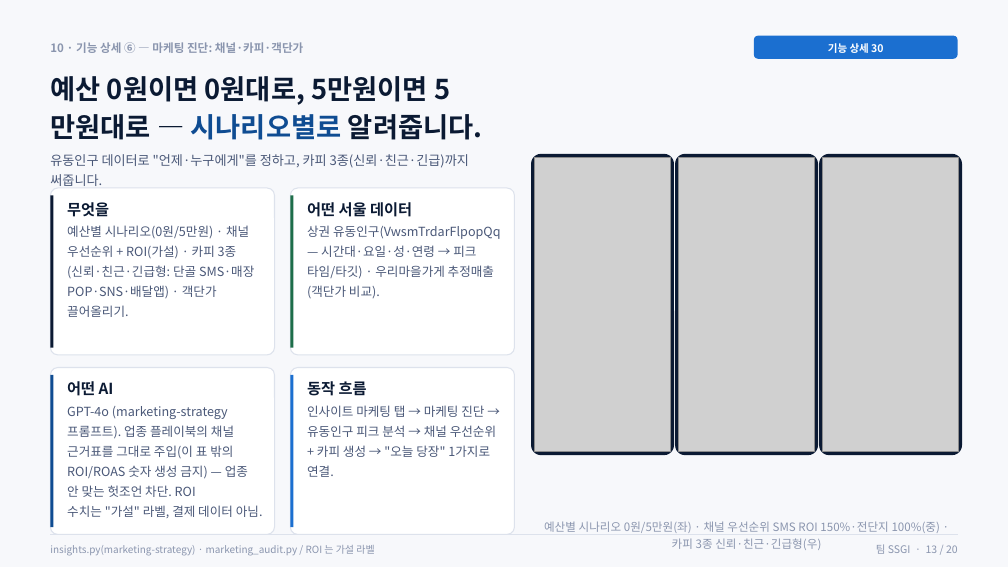
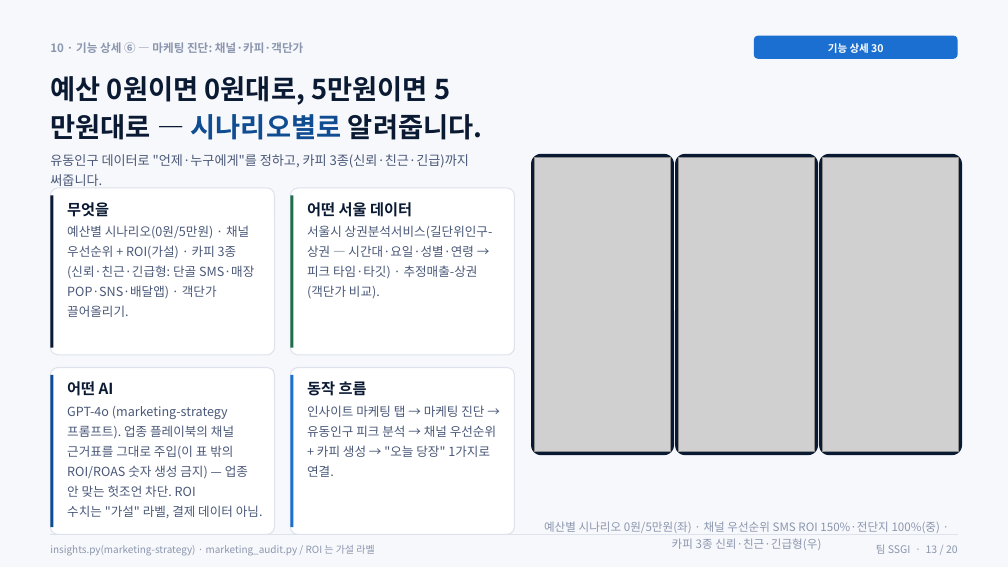
Before and after one commit to Tok-Baro/SSGI_AI_Coach, a slide deck: slide 13 of SSGI_상세기획서_심사위원용.pptx. Drawn at 1008x567 pixels with LibreOffice and Linux fonts; fonts in the diff are those of the drawing; grey boxes stand for pictures. Boxes give left, top, right and bottom in pixels: in the first picture for what was removed or moved away, otherwise in the second. Text is boxed around its words. In the diff, an @@ line names an element or a change of style, - is before the commit and + after.

```diff
--- a/SSGI_상세기획서_심사위원용.pptx
+++ b/SSGI_상세기획서_심사위원용.pptx
@@ text at [307, 225, 493, 298]: text changed @@
-상권 유동인구(VwsmTrdarFlpopQq — 시간대·요일·성·연령 → 피크 타임/타깃) · 우리마을가게 추정매출(객단가 비교).
+서울시 상권분석서비스(길단위인구-상권 — 시간대·요일·성별·연령 → 피크 타임·타깃) · 추정매출-상권(객단가 비교).
```
Also in this commit, not shown: 9 other slides changed, 1 other file.
